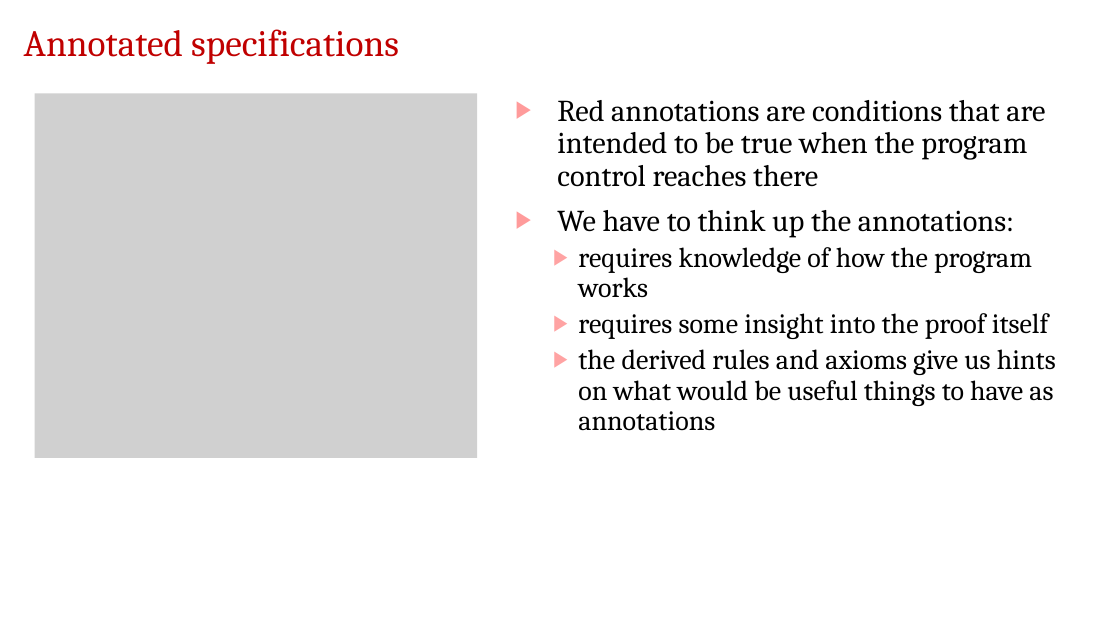
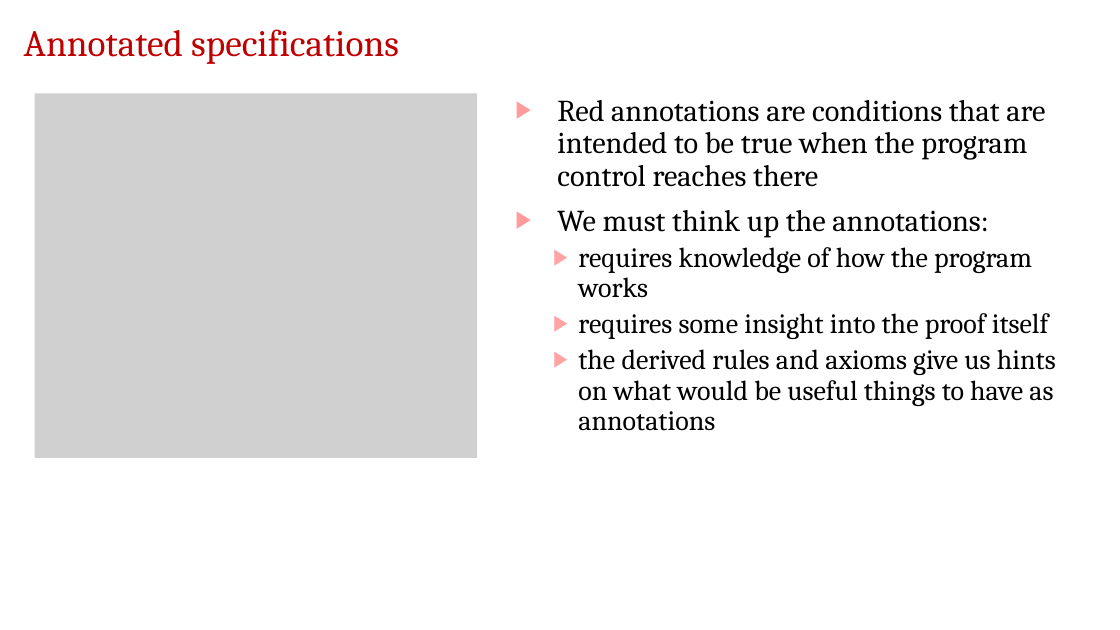
Before and after one commit to jdeshmukh/jdeshmukh.github.io, a slide deck: slide 36 of teaching/fvTheorySlides/FloydHoareDijkstra.pptx. Drawn at 1120x630 pixels with LibreOffice and Linux fonts; fonts in the diff are those of the drawing; grey boxes stand for pictures; background and template pictures are left out. Boxes give left, top, right and bottom in pixels: in the first picture for what was removed or moved away, otherwise in the second. Text is boxed around its words. In the diff, an @@ line names an element or a change of style, - is before the commit and + after.

```diff
--- a/teaching/fvTheorySlides/FloydHoareDijkstra.pptx
+++ b/teaching/fvTheorySlides/FloydHoareDijkstra.pptx
@@ text at [557,210,988,237]: text changed @@
-▶ We have to think up the annotations:
+▶ We must think up the annotations:
```
Also in this commit, not shown: 10 other slides changed, 1 slide added, 2 other files.
